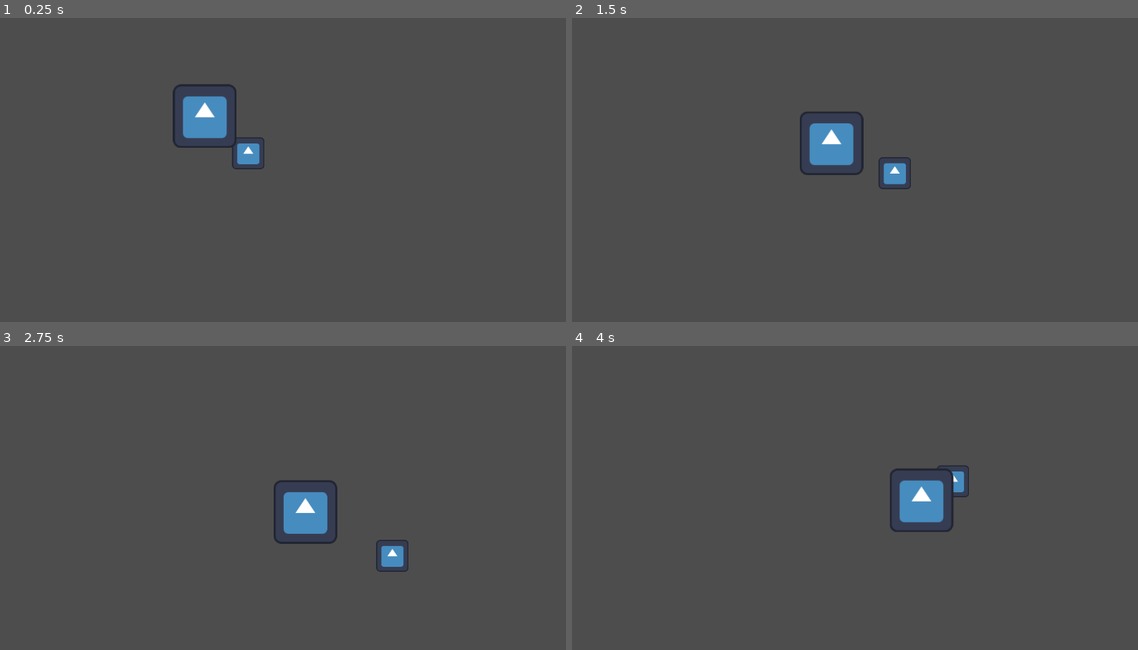
Above: before the commit, frames 1-4 (two rows, left to right).
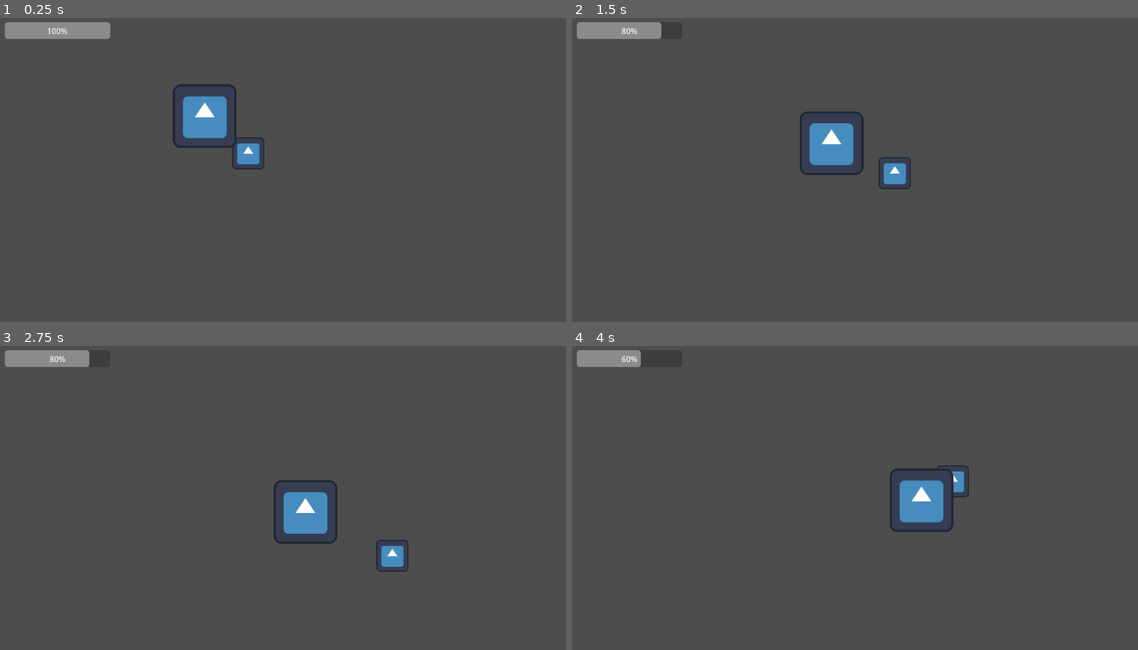
Above: after the commit, the same moments.

Repository: nuaht1/Eksamens-Projekt
Game: Godot game, scene res://node_2d.tscn
Same seed, same stepped clock (60 frames per second), same inputs: the game is played once before the commit and once after it. The engine's default icon, where the game draws it, is replaced by a stand-in: a white triangle on a blue panel in a dark square.
Inputs:
- Up to frame 1 (0.25 s): no input
- Up to frame 2 (1.5 s): hold Right (ui_right) 0.53-1.28 s; hold Down (ui_down) from 1.28 s (still down)
- Up to frame 3 (2.75 s): release Down (ui_down) at 2.03 s; hold Right (ui_right) from 2.03 s (still down)
- Up to frame 4 (4 s): release Right (ui_right) at 2.78 s; hold Up (ui_up) 2.78-3.53 s; hold Left (ui_left) from 3.53 s (still down)

The runs differ from the first frame. In frame 1, 1.0% of the frame differs, in the area x 0-20%, y 1-7%; in frame 2, 0.8%; in frame 3, 0.8%; in frame 4, 0.6%.

Commit message:
Player Healthbar and enemy dmg added

Diff:
--- a/eksamens-projekt/acid_slime.gd
+++ b/eksamens-projekt/acid_slime.gd
@@ -24,3 +24,14 @@
 		move_and_slide()
 	else:
 		velocity = Vector2.ZERO
+
+
+var can_attack = true
+@export var attack_cooldown := 1.0  # seconds
+
+func _on_area_2d_body_entered(body: Node) -> void:
+	if body.is_in_group("player") and can_attack:
+		can_attack = false
+		body.take_damage(20)
+		await get_tree().create_timer(attack_cooldown).timeout
+		can_attack = true
--- a/eksamens-projekt/acid_slime.tscn
+++ b/eksamens-projekt/acid_slime.tscn
@@ -7,6 +7,7 @@
 size = Vector2(110, 115)
 
 [sub_resource type="RectangleShape2D" id="RectangleShape2D_aq6m0"]
+size = Vector2(121, 124)
 
 [node name="Acid_Slime" type="CharacterBody2D"]
 position = Vector2(399, 191)
@@ -24,4 +25,7 @@
 [node name="Area2D" type="Area2D" parent="."]
 
 [node name="CollisionShape2D" type="CollisionShape2D" parent="Area2D"]
+position = Vector2(0.5, -1)
 shape = SubResource("RectangleShape2D_aq6m0")
+
+[connection signal="body_entered" from="Area2D" to="." method="_on_area_2d_body_entered"]
--- a/eksamens-projekt/node_2d.tscn
+++ b/eksamens-projekt/node_2d.tscn
@@ -30,3 +30,11 @@
 navigation_polygon = SubResource("NavigationPolygon_0e48y")
 
 [node name="Acid_Slime" parent="." instance=ExtResource("3_epypp")]
+
+[node name="UI" type="CanvasLayer" parent="."]
+
+[node name="HealthBar" type="ProgressBar" parent="UI"]
+offset_left = 14.0
+offset_top = 17.0
+offset_right = 226.0
+offset_bottom = 51.0
--- a/eksamens-projekt/player.gd
+++ b/eksamens-projekt/player.gd
@@ -1,7 +1,16 @@
 extends CharacterBody2D
+
+@onready var health_bar = get_node("/root/Node2D/UI/HealthBar")
 
 @export var move_speed: float = 200.0
 @export var max_health: int = 100
+
+var current_health: int
+
+func _ready() -> void:
+	current_health = max_health
+	update_health_bar()
+
 func _physics_process(_delta: float) -> void:
 	var direction = Vector2.ZERO
 
@@ -18,19 +27,22 @@
 	velocity = direction * move_speed
 	move_and_slide()
 
-var current_health: int
-
-func _ready() -> void:
-	current_health = max_health
-
 func take_damage(amount: int) -> void:
 	current_health -= amount
 	print("Player took", amount, "damage. Health now:", current_health)
+
+	if current_health < 0:
+		current_health = 0
+
+	update_health_bar()
 
 	if current_health <= 0:
 		die()
 
 func die() -> void:
 	print("Player died!")
-	# Optionally: play animation, hide sprite, or restart scene
 	get_tree().reload_current_scene()
+
+func update_health_bar() -> void:
+	if health_bar:
+		health_bar.value = current_health
